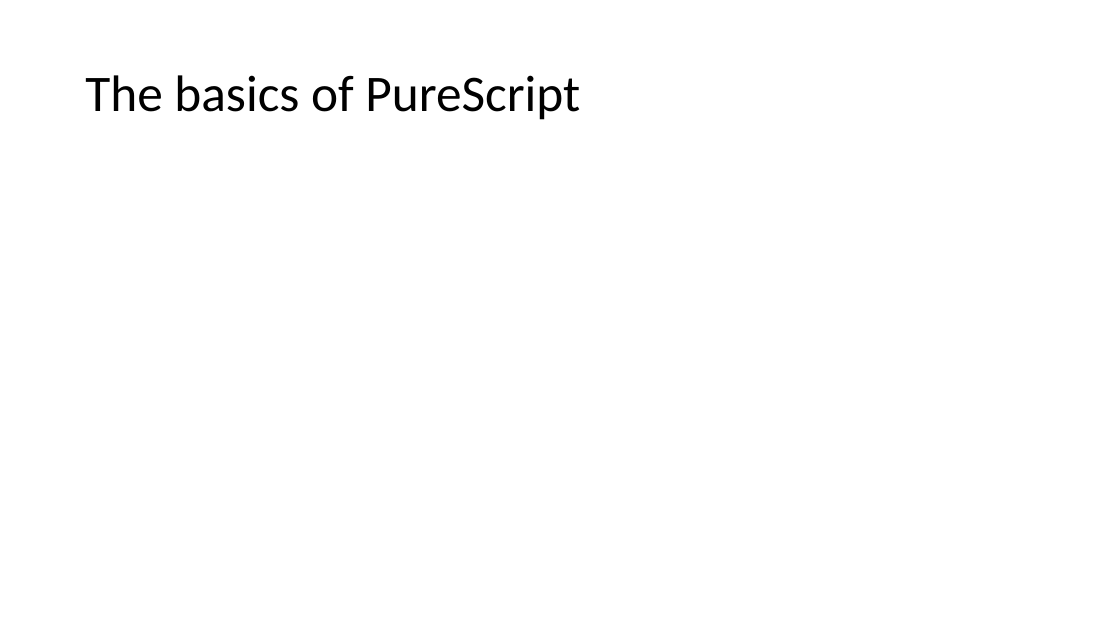
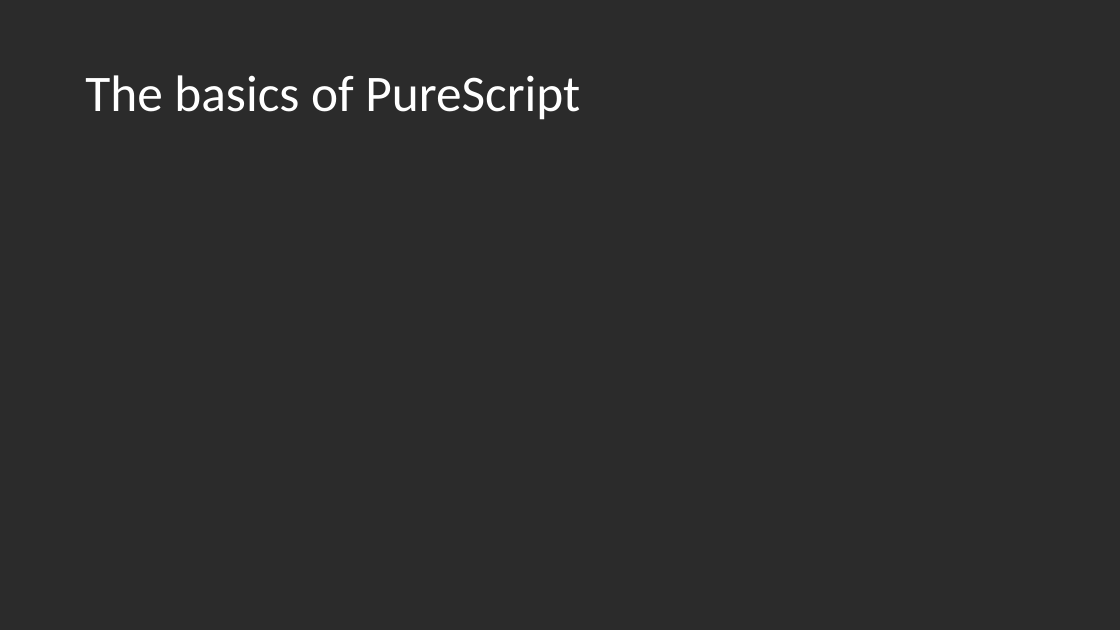
Before and after one commit to seanwestfall/algorithm_w_presentation, a slide deck: slide 13 of Presentation1.pptx. Drawn at 1120x630 pixels with LibreOffice and Linux fonts; fonts in the diff are those of the drawing; background and template pictures are left out; a plain dark background stands for a picture behind light text. Boxes give left, top, right and bottom in pixels: in the first picture for what was removed or moved away, otherwise in the second. Text is boxed around its words. In the diff, an @@ line names an element or a change of style, - is before the commit and + after.

```diff
--- a/Presentation1.pptx
+++ b/Presentation1.pptx
@@ background #FFFFFF to picture (left out) @@
@@ title "The basics of PureScript" at (x1=85, y1=75, x2=580, y2=120): text colour #000000 to #FFFFFF @@
```
Also in this commit, not shown: 1 other slide changed, 1 slide added, 3 other files.
